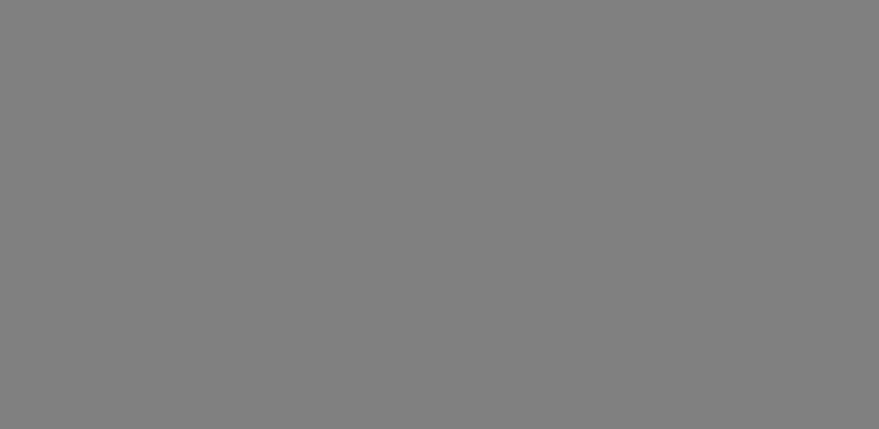
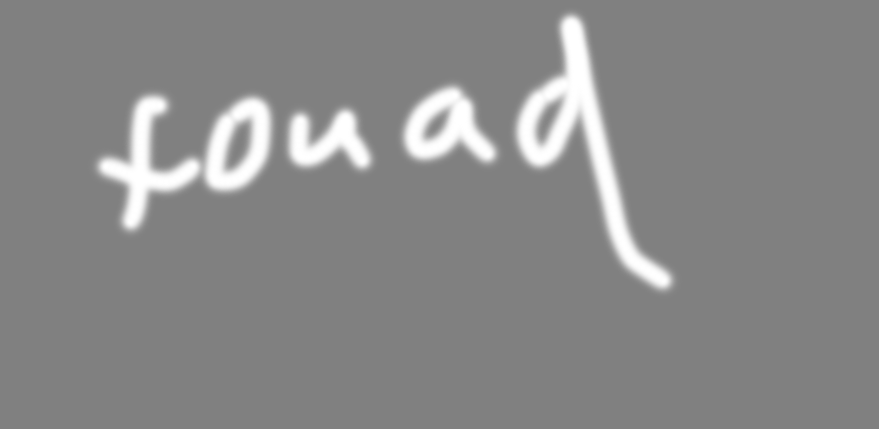
Layer changes from the first 879px x 429px image to the second:
added layer "Layer 1" above "Rectangle 1 copy 5" over [90, 8, 680, 296]
